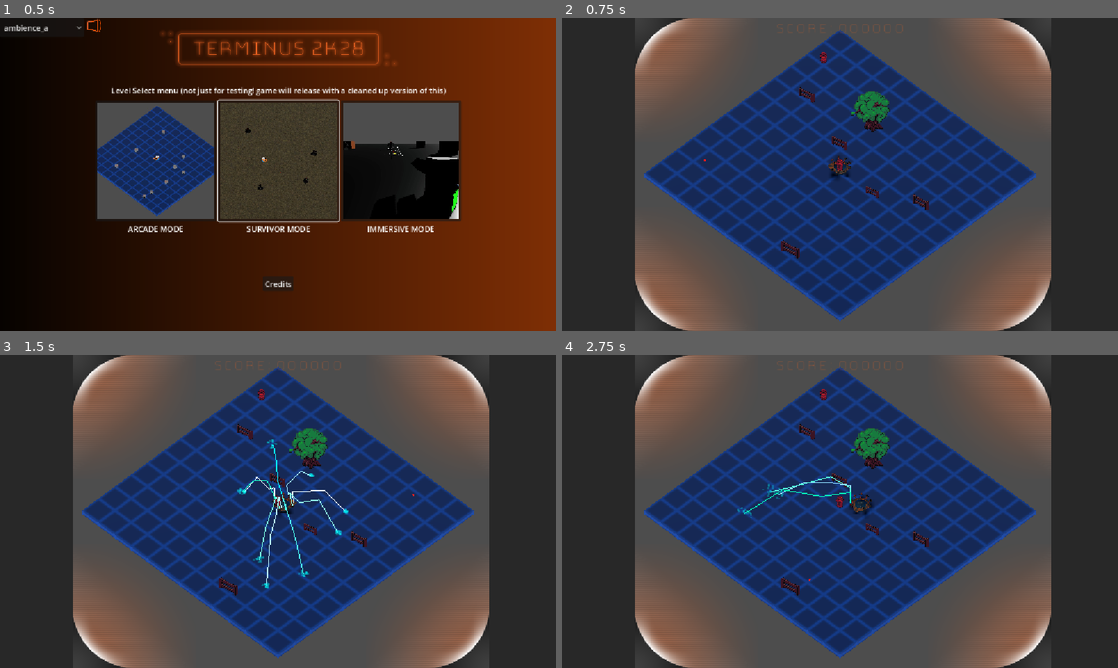
Above: before the commit, frames 1-4 (two rows, left to right).
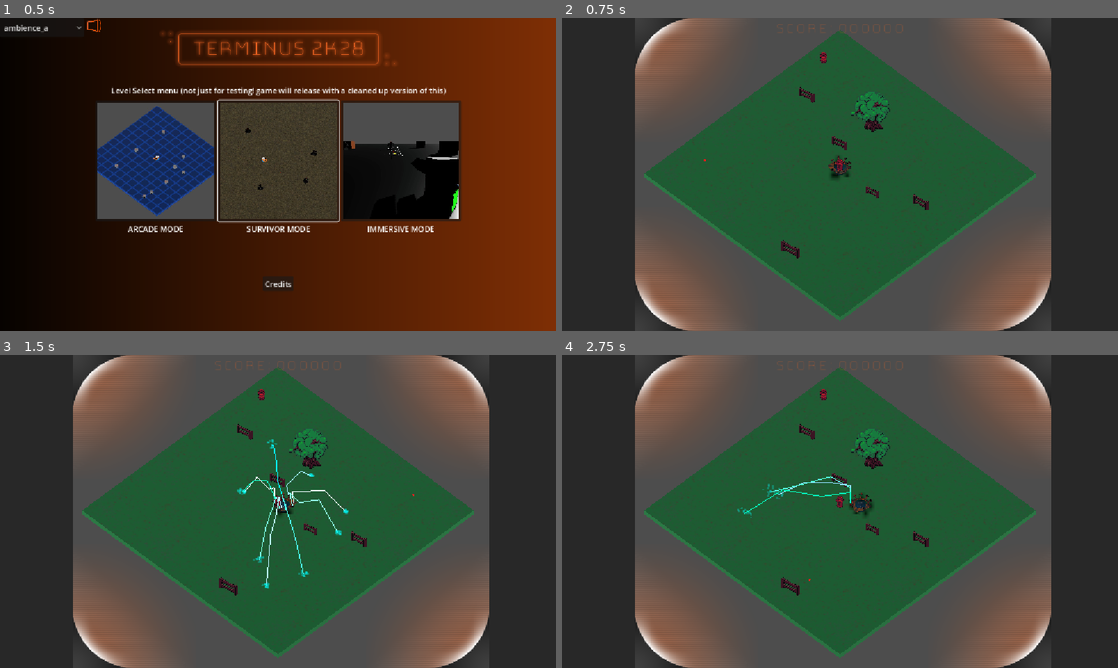
Above: after the commit, the same moments.

Repository: Gamkedo/terminus-2k28
Game: Godot game, scene res://level_menu.tscn
The game is run twice, just before and just after one commit, with the same random seed, the same clock (stepped at 60 frames per second) and the same inputs.
Inputs (mouse positions are in pixels of both pictures, inside the frame that each line leads up to):
- Up to frame 1 (0.5 s): no input
- Up to frame 2 (0.75 s): click (717, 161) at 0.5 s
- Up to frame 3 (1.5 s): tap Enter at 1.25 s; move the mouse to (400, 495) at 1.27 s; press the mouse at (400, 495) at 1.28 s; hold D (walk_right) from 1.28 s (still down)
- Up to frame 4 (2.75 s): release D (walk_right) at 2 s; release the mouse at (962, 495) at 2 s; drag from (728, 527) to (812, 574) at 2.02 s

Frame 1 is identical in both runs. In frame 2, 32% of the frame differs, in the area x 14-86%, y 3-97%; in frame 3, 32%; in frame 4, 32%.

Commit message:
new ground arcade
added new image for floor grid in arcade mode

Diff:
--- a/Scenes - Levels/areaArcade.tscn
+++ b/Scenes - Levels/areaArcade.tscn
@@ -1,11 +1,11 @@
 [gd_scene format=3 uid="uid://dnf1ej2wna6et"]
 
-[ext_resource type="Texture2D" uid="uid://dv524cn03yptx" path="res://Textures/grid-square.png" id="1_5omp3"]
 [ext_resource type="Script" uid="uid://d2l0rcvu8nstn" path="res://Scripts/gameplay/level_manager/wave_manager.gd" id="1_8mmtw"]
 [ext_resource type="Script" uid="uid://78wdgh3kyjr3" path="res://Scripts/gameplay/world/world_boundaries.gd" id="1_seirn"]
 [ext_resource type="PackedScene" uid="uid://eewdly8oh15j" path="res://Scenes - Objects/player.tscn" id="2_hwtxp"]
 [ext_resource type="Script" uid="uid://emf33hlypehq" path="res://Scripts/gameplay/level_manager/wave.gd" id="2_m4my6"]
 [ext_resource type="Script" uid="uid://dnditqbrgbcer" path="res://Scripts/gameplay/level_manager/enemy_batch.gd" id="3_oe8km"]
+[ext_resource type="Texture2D" uid="uid://cmw11l0oc5b6" path="res://Textures/grid-grass.png" id="5_m4my6"]
 [ext_resource type="Script" uid="uid://dvre2ude7y1fr" path="res://Scripts/gameplay/player/aim_component.gd" id="7_tefx3"]
 [ext_resource type="PackedScene" uid="uid://0wcd0e4ft353" path="res://Scenes - UI/screen_bezel_corners.tscn" id="8_b4wml"]
 [ext_resource type="PackedScene" uid="uid://b5v6q4hcakfxg" path="res://Scenes - UI/scoreGUI.tscn" id="9_pbum0"]
@@ -64,9 +64,8 @@
 size = Vector3(48, 1, 48)
 
 [sub_resource type="StandardMaterial3D" id="StandardMaterial3D_4flbx"]
-albedo_color = Color(0, 0.29411766, 0.70980394, 1)
-albedo_texture = ExtResource("1_5omp3")
-uv1_scale = Vector3(0.25, 0.25, 0.25)
+albedo_texture = ExtResource("5_m4my6")
+uv1_scale = Vector3(0.07, 0.07, 0.07)
 uv1_triplanar = true
 uv2_triplanar = true
 
Binary file added: Textures/grid-grass.png
Not shown, added: Textures/grid-grass.png.import
Not shown, added: Textures/grid-grass.png~
